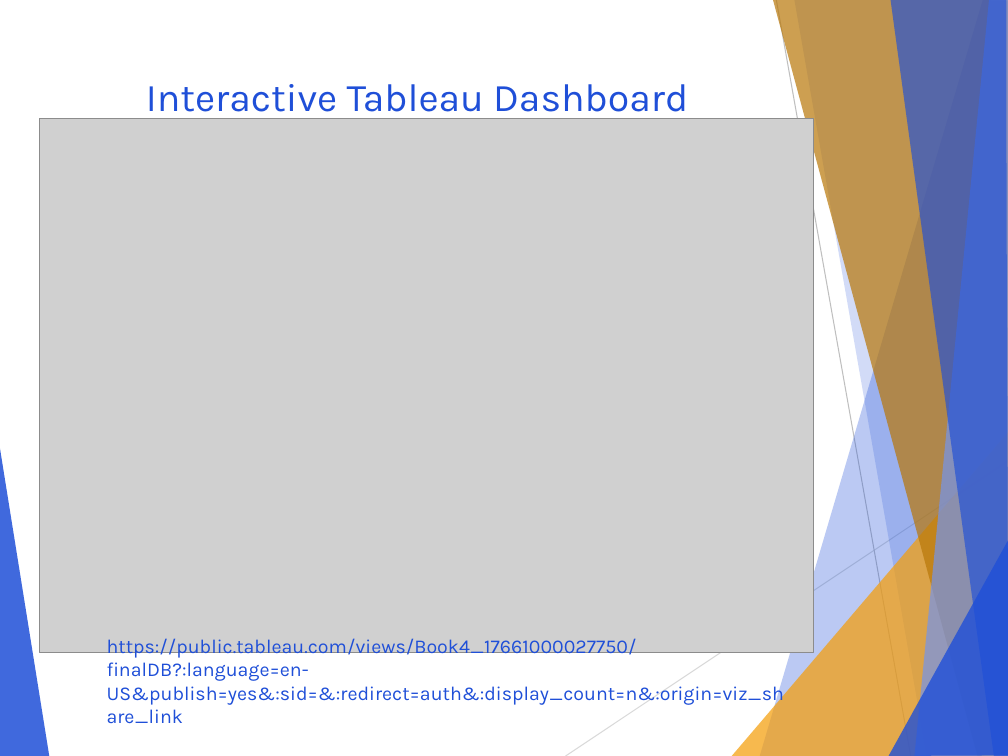
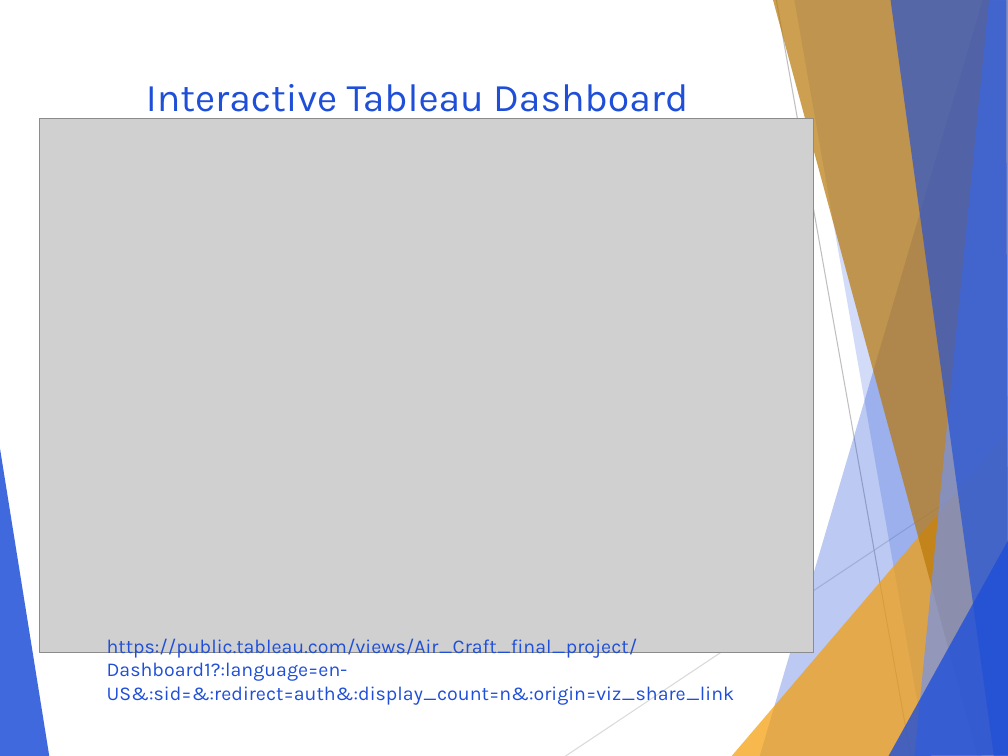
Before and after one commit to abelchol-ship-it/DSC-PHASE-1-PROJECT-THE-LOWEST-RISK-AIRCRAFT, a slide deck: slide 20 of Aircraft_lowest_Risk_Analysis_Presentation_Template.pptx. Drawn at 1008x756 pixels with LibreOffice and Linux fonts; fonts in the diff are those of the drawing; grey boxes stand for pictures; background and template pictures are left out. Boxes give left, top, right and bottom in pixels: in the first picture for what was removed or moved away, otherwise in the second. Text is boxed around its words. In the diff, an @@ line names an element or a change of style, - is before the commit and + after.

Commit message:
New changes made on PDF, tableau and pptx

```diff
--- a/Aircraft_lowest_Risk_Analysis_Presentation_Template.pptx
+++ b/Aircraft_lowest_Risk_Analysis_Presentation_Template.pptx
@@ text at (107, 638, 735, 705): text changed @@
-https://public.tableau.com/views/Book4_17661000027750/finalDB?:language=en-US&publish=yes&:sid=&:redirect=auth&:display_count=n&:origin=viz_share_link
+https://public.tableau.com/views/Air_Craft_final_project/Dashboard1?:language=en-US&:sid=&:redirect=auth&:display_count=n&:origin=viz_share_link
```
Also in this commit, not shown: 3 other files.
